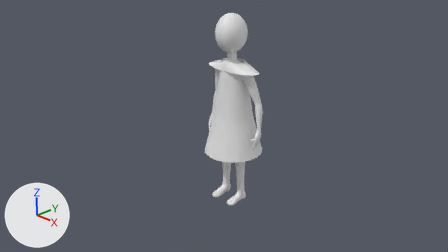
One commit to the Blender file 01/Assets/models/keke/keke01.blend: the scene before it, then after it.
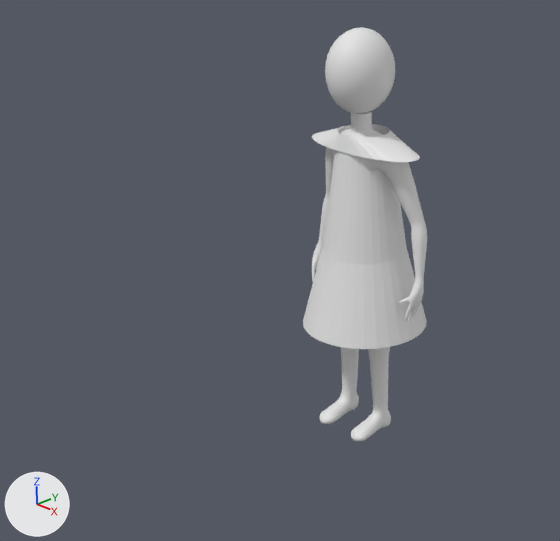
There are two pictures of each version: one from the file's camera 'Camera', one close up on the part from 14% to 72% of the width and 0% to 100% of the height. Lighting does not change. The marker at lower left points along +X, +Y and +Z.

The scene before the commit, as lines of its bpy script (objects in view):
```python
me_cylinder = bpy.data.meshes.new('Cylinder')
me_cylinder.from_pydata(...)  # 160 vertices, 130 faces; spans x -0.68..0.68, y -0.63..0.63, z -1.0..1.0
me_plane = bpy.data.meshes.new('Plane')
me_plane.from_pydata(...)  # 569 vertices, 528 faces; spans x -0.35..0.35, y -0.25..0.2, z 0.57..2.38
me_plane.polygons.foreach_set('use_smooth', [True] * 528)
me_plane_003 = bpy.data.meshes.new('Plane.003')
me_plane_003.from_pydata(...)  # 1724 vertices, 1696 faces; spans x -0.36..0.36, y -0.43..0.14, z -0.97..0.81
me_plane_003.polygons.foreach_set('use_smooth', [True] * 1696)
ob_body = bpy.data.objects.new('body', me_plane)
ob_body.location = (0.0, 0.0, 0.97)
ob_dress = bpy.data.objects.new('dress', me_cylinder)
ob_dress.location = (0.0, -0.02, 2.16)
ob_legs = bpy.data.objects.new('legs', me_plane_003)
ob_legs.parent = ob_body
ob_legs.matrix_parent_inverse = Matrix(((1.0, 0.0, 0.0, 0.0), (0.0, 1.0, 0.0, 0.0), (0.0, 0.0, 1.0, -0.972), (0.0, 0.0, 0.0, 1.0)))
ob_legs.location = (0.0, 0.0, 0.972)
# also in view: 'head' at (0.0, -0.07, 3.74); 'arms' at (0.0, 0.0, 2.23)
```
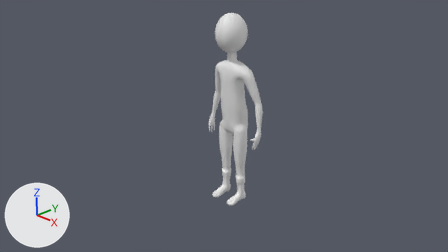
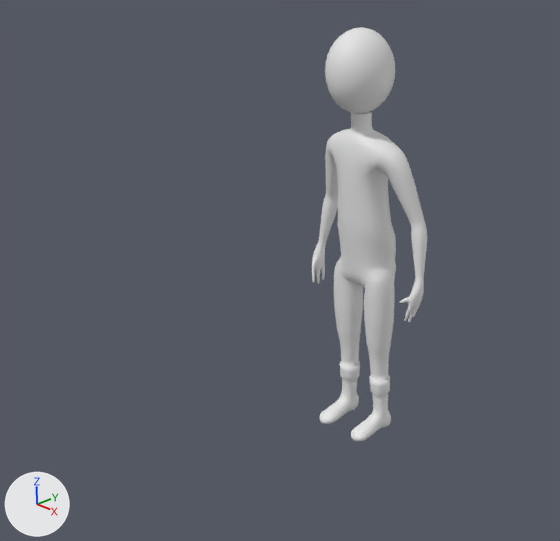
Where the change shows, as pixel boxes (x1, y1, x2, y2) in the close-ups (560 x 541 px):
'dress', hidden
    before: (303, 124, 427, 349)
'body', unchanged, uncovered by the edit
    before: (330, 111, 383, 171)
    after: (330, 111, 396, 287)

The edits, one by one:
me_cylinder has 160 vertices, 130 faces and spans x -0.68..0.68, y -0.63..0.63, z -1.0..1.0.
me_cylinder is used by ob_dress; location (0.0, -0.02, 2.16).
me_cylinder part 1: all faces are now shaded smooth (130 of 130 changed).
Object 'dress' (ob_dress) moves from (0.0, -0.02, 2.16) to (0.0, 0.0, 0.0).
Object 'dress' (ob_dress) is now hidden.
